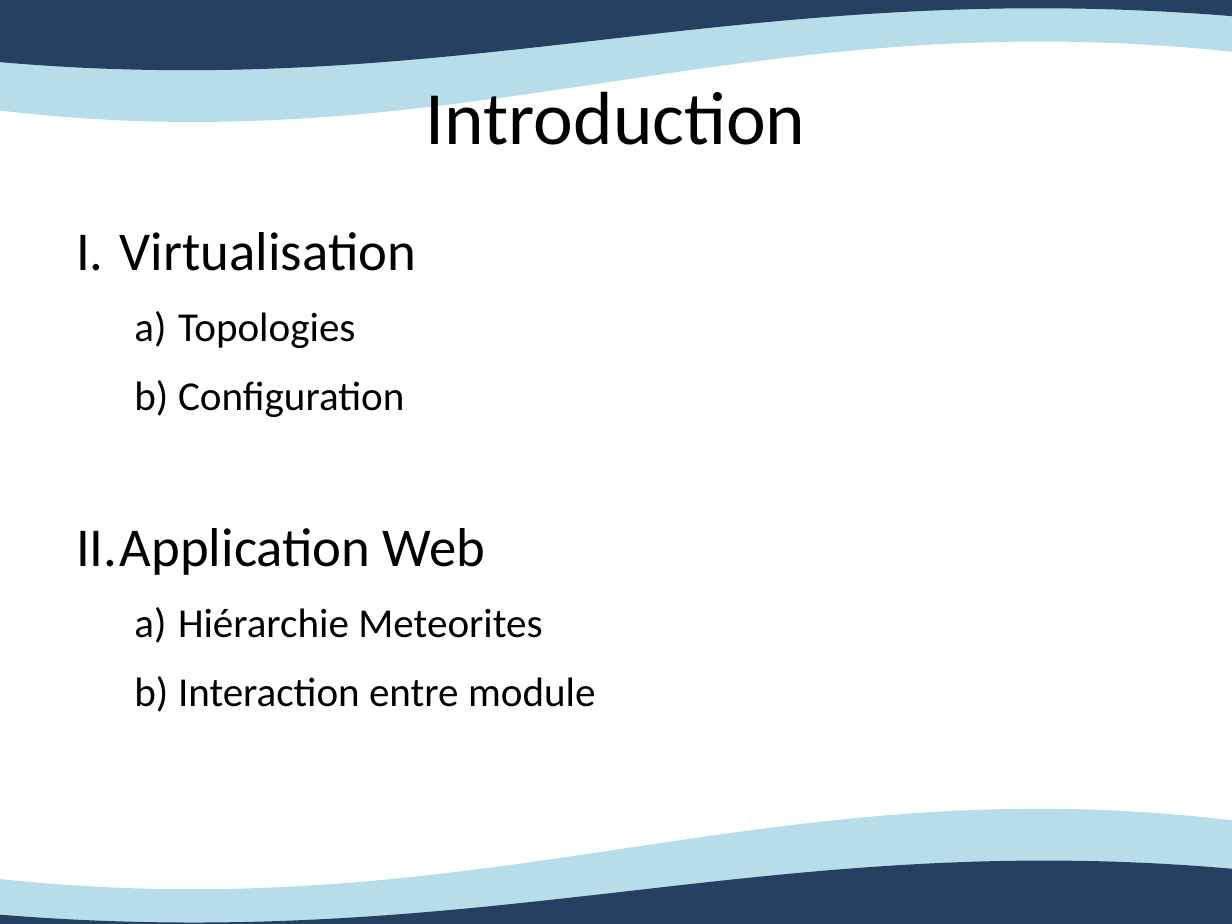
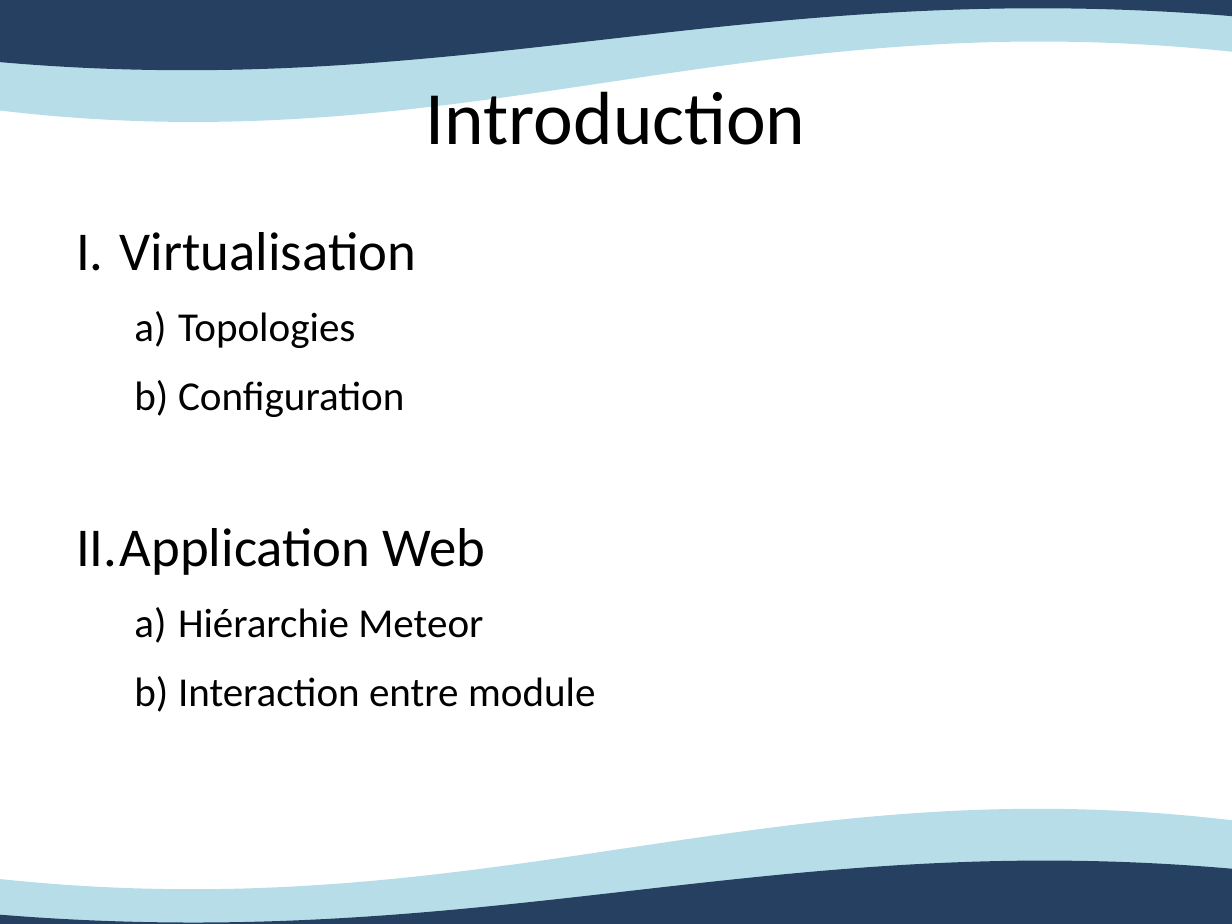
Before and after one commit to michelmassamiri/BlackHole-Routing-JS-App, a slide deck: slide 3 of audits/audits_1er_release.odp. Drawn at 1232x924 pixels with LibreOffice and Linux fonts; fonts in the diff are those of the drawing. Boxes give left, top, right and bottom in pixels: in the first picture for what was removed or moved away, otherwise in the second. Text is boxed around its words. In the diff, an @@ line names an element or a change of style, - is before the commit and + after.

```diff
--- a/audits/audits_1er_release.odp
+++ b/audits/audits_1er_release.odp
@@ text at (178, 608, 483, 638): text changed @@
-  a) Hiérarchie Meteorites
+  a) Hiérarchie Meteor
```
Also in this commit, not shown: 2 other slides changed, 5 slides added, 1 slide removed.
